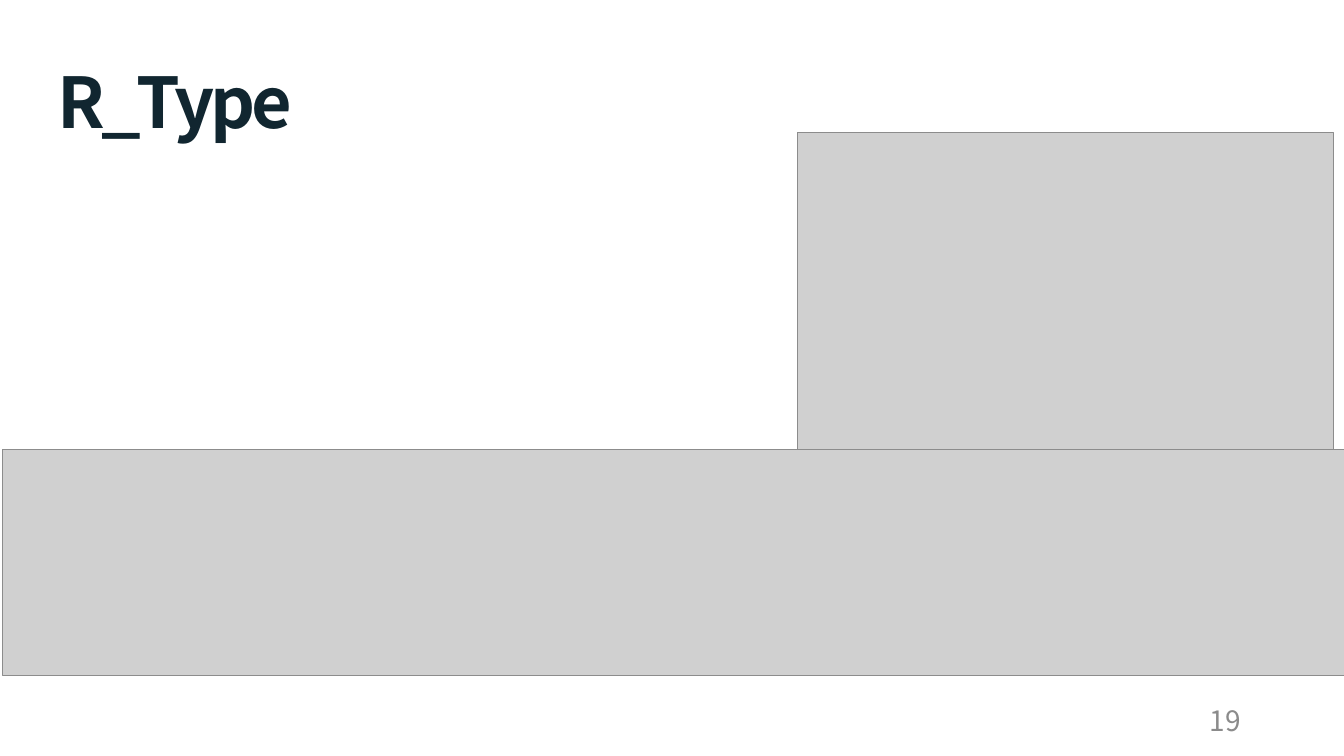
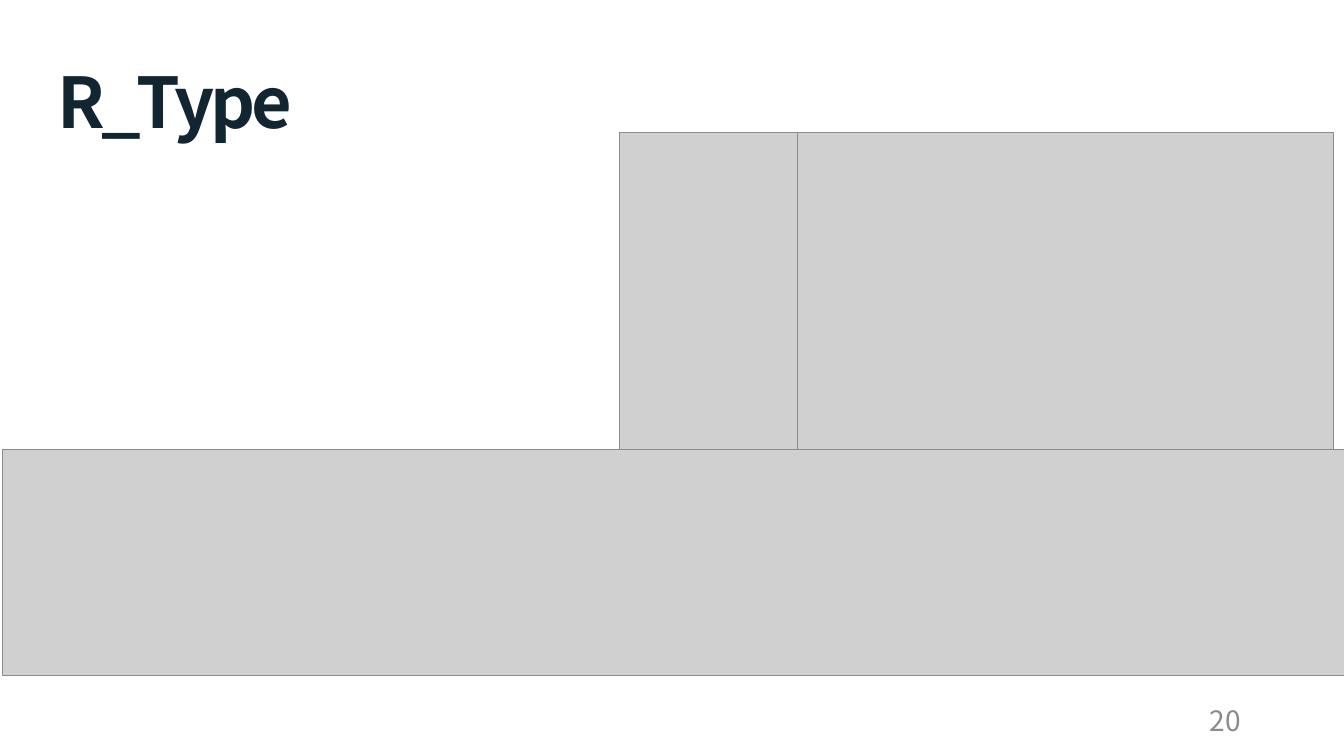
Before and after one commit to cong2738/my_RISC-V, a slide deck: slide 20 of Single Cycle RISC-V 발표_박호윤.pptx (slide 19 before the commit). Drawn at 1344x756 pixels with LibreOffice and Linux fonts; fonts in the diff are those of the drawing; grey boxes stand for pictures. Boxes give left, top, right and bottom in pixels: in the first picture for what was removed or moved away, otherwise in the second. Text is boxed around its words. In the diff, an @@ line names an element or a change of style, - is before the commit and + after.

```diff
--- a/Single Cycle RISC-V 발표_박호윤.pptx
+++ b/Single Cycle RISC-V 발표_박호윤.pptx
@@ picture added at [620,132,798,450] @@
@@ page number at [1210,710,1241,731]: text changed @@
-19
+20
```
Also in this commit, not shown: 13 other slides changed, 1 slide added, 7 other files.
